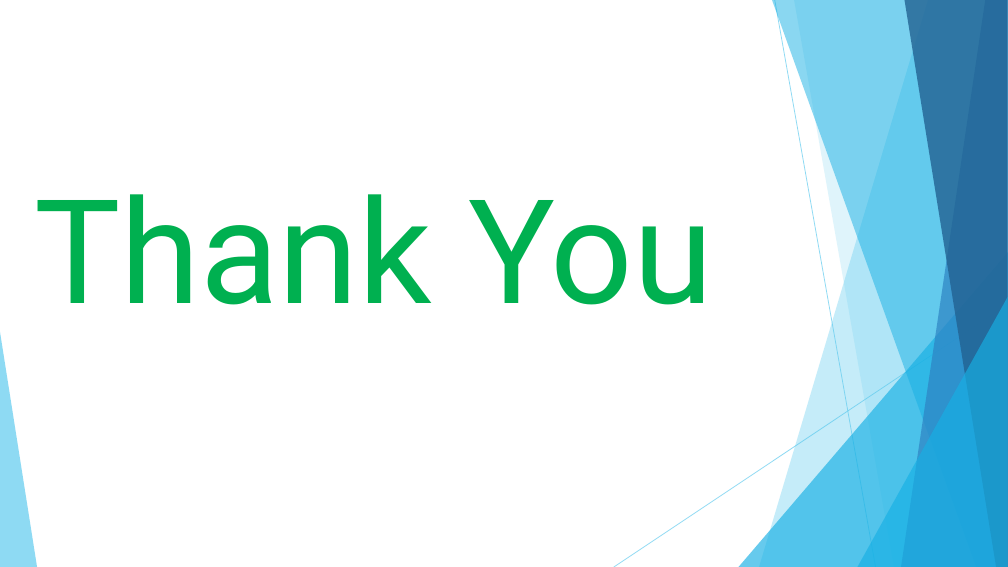
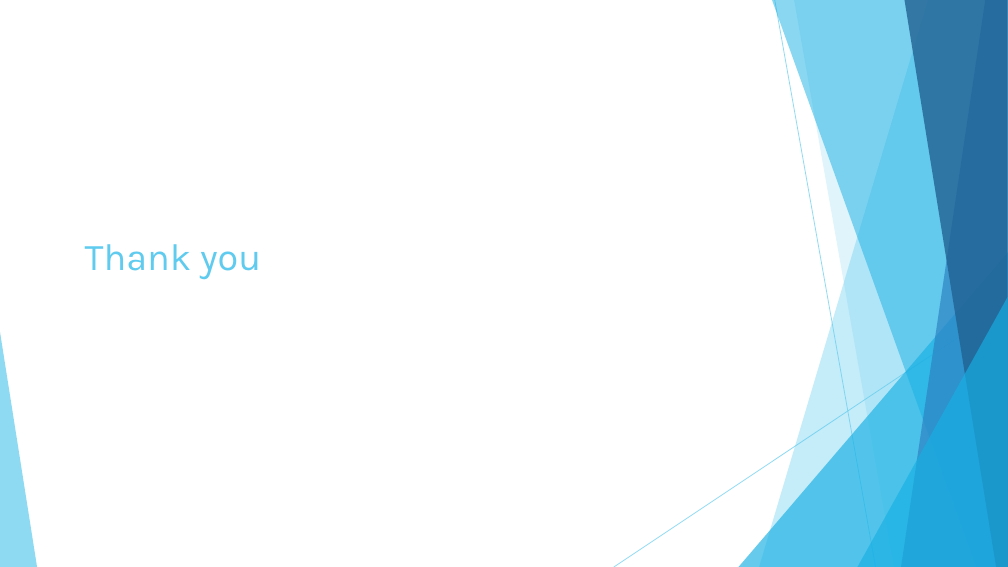
Before and after one commit to aslin-joel-r/mini-project-S6, a slide deck: slide 10 of Mini Project.pptx (slide 6 before the commit). Drawn at 1008x567 pixels with LibreOffice and Linux fonts; fonts in the diff are those of the drawing. Boxes give left, top, right and bottom in pixels: in the first picture for what was removed or moved away, otherwise in the second. Text is boxed around its words. In the diff, an @@ line names an element or a change of style, - is before the commit and + after.

```diff
--- a/Mini Project.pptx
+++ b/Mini Project.pptx
@@ title at (85,244,261,279): text changed; size 138 to 36 pt; font Roboto to Karla; text colour #00B050 to #5FCBEF @@
-Thank You
+Thank you
```
Also in this commit, not shown: 2 other slides changed, 7 slides added, 3 slides removed.
